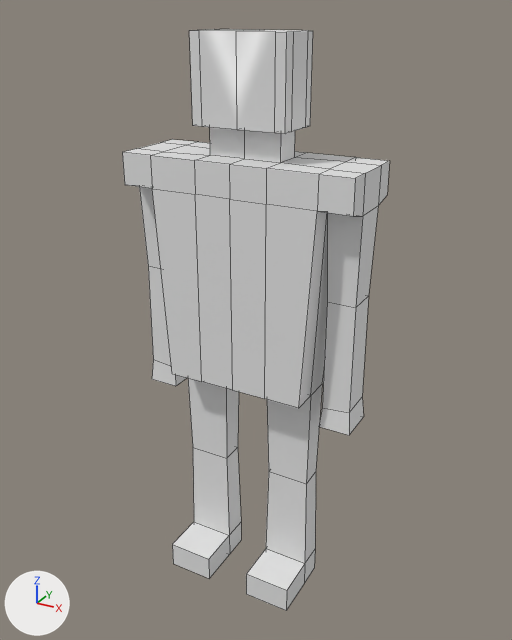
The FBX model Assets/3D Models/Human_Civ.fbx, before and after one commit.
The view is the same before and after, from a camera (50 mm lens) standing at (0.963, -1.73, 1.791) and looking at (0.01, 0.003, 0.925). Arrows for +X, +Y and +Z are at lower left; the lights stay in place. Mesh edges are drawn as thin lines. Where no turn or scale is listed for an object, it has been applied to the vertices.

Names of what the first picture shows: 'Human_Civ'.
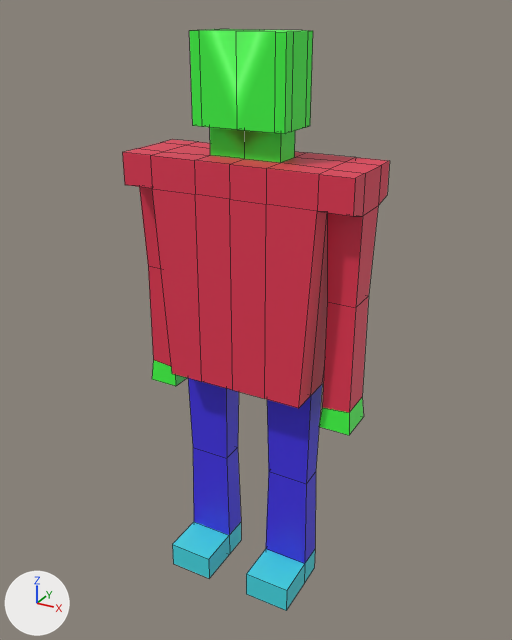
Commit message: Human Materials Added

Location of each change, (x1, y1, x2, y2) in pixels of the pictures (512 x 640 px):
part 1 of me_cube_006, recoloured (grey to red)
    both: (122, 139, 390, 412)
part 2 of me_cube_006, recoloured (grey to blue)
    both: (188, 378, 322, 564)
part 3 of me_cube_006, recoloured (white to cyan)
    both: (172, 522, 315, 611)
part 4 of me_cube_006, recoloured (grey to green)
    both: (189, 29, 313, 163)
part 5 of me_cube_006, recoloured (grey to green)
    both: (152, 360, 364, 435)

The change, as a diff of the scene's bpy script:
```diff
--- a/Assets/3D Models/Human_Civ.fbx.py
+++ b/Assets/3D Models/Human_Civ.fbx.py
@@ mat_human_pant_mat @@
+mat_human_pant_mat = principled_material('Human_Pant_Mat')
+mat_human_pant_mat.base_color = (0.0536, 0.03, 0.8)  # blue #4130e7
@@ mat_human_shirt_mat @@
+mat_human_shirt_mat = principled_material('Human_Shirt_Mat')
+mat_human_shirt_mat.base_color = (0.8, 0.0373, 0.0884)  # red #e73654
@@ mat_human_skin_mat @@
+mat_human_skin_mat = principled_material('Human_Skin_Mat')
+mat_human_skin_mat.base_color = (0.0504, 1.0, 0.0586)  # green #3fff44
@@ mat_human_shoe_mat @@
+mat_human_shoe_mat = principled_material('Human_Shoe_Mat')
+mat_human_shoe_mat.base_color = (0.0593, 0.711, 0.8)  # cyan #45dbe7
@@ me_cube_006 @@
 me_cube_006.from_pydata(...)  # 162 vertices, 158 faces; spans x -0.35..0.35, y -0.18..0.12, z 0.02..1.74
 # used by ob_human_civ; location = (0.0, 0.0, 0.0)
+# me_cube_006 part 1: all 78 faces centred in x -0.35..0.35, y -0.12..0.12, z 0.74..1.42 switch from no material to mat_human_shirt_mat (red #e73654)
+# me_cube_006 part 2: all 16 faces centred in x -0.22..0.22, y -0.04..0.04, z 0.26..0.58 switch from no material to mat_human_pant_mat (blue #4130e7)
+# me_cube_006 part 3: all 18 faces centred in x -0.22..0.22, y -0.18..0.04, z 0.02..0.1 switch from no material to mat_human_shoe_mat (cyan #45dbe7)
+# me_cube_006 part 4: all 36 faces centred in x -0.14..0.14, y -0.08..0.07, z 1.46..1.74 switch from no material to mat_human_skin_mat (green #3fff44)
+# me_cube_006 part 5: all 10 faces centred in x -0.35..0.35, y -0.05..0.05, z 0.65..0.69 switch from no material to mat_human_skin_mat (green #3fff44)
```
